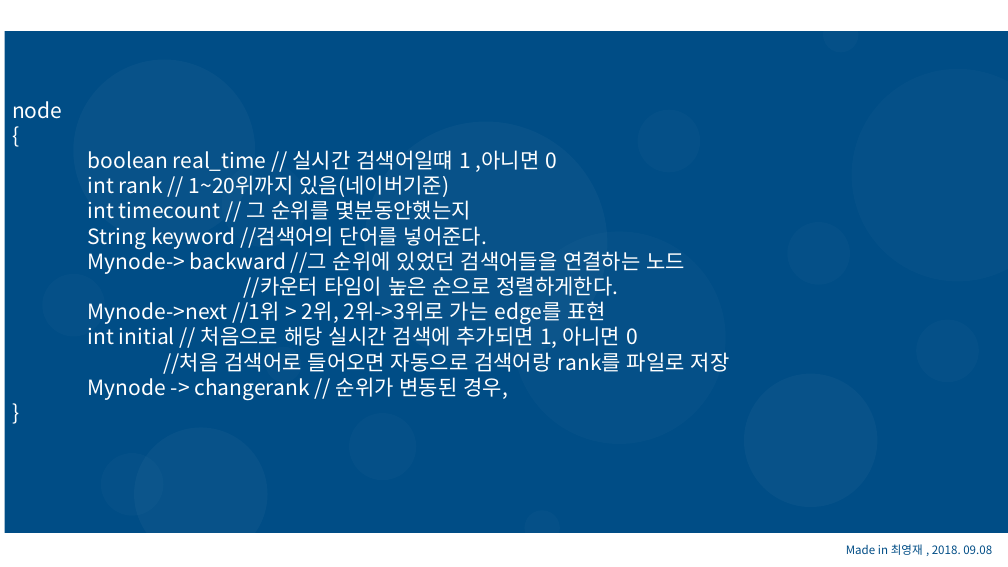
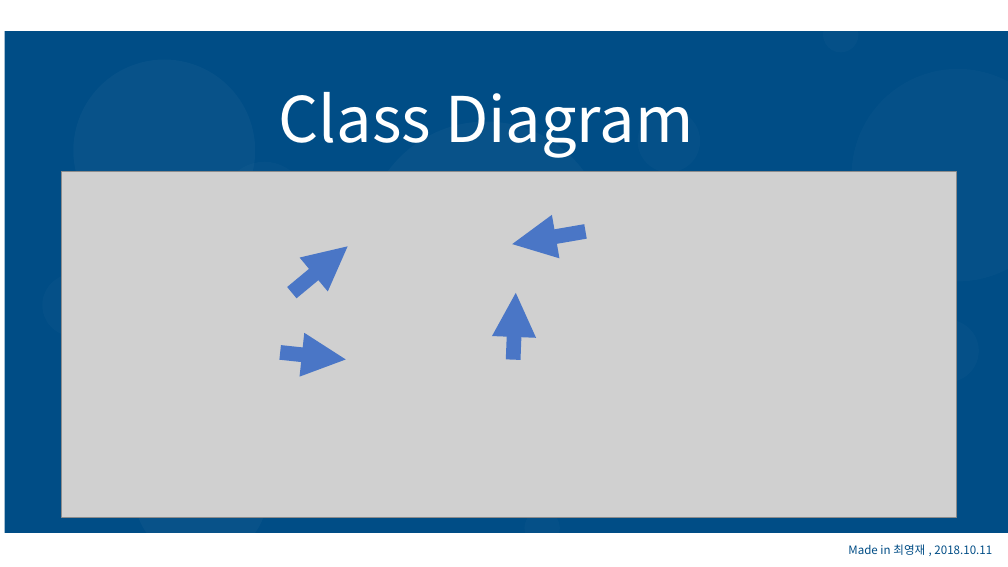
Before and after one commit to choiyooung/DATA_STRUCTURE_DESIGN, a slide deck: slide 8 of 자구설과제 2차발표.pptx (slide 6 before the commit). Drawn at 1008x567 pixels with LibreOffice and Linux fonts; fonts in the diff are those of the drawing; grey boxes stand for pictures. Boxes give left, top, right and bottom in pixels: in the first picture for what was removed or moved away, otherwise in the second. Text is boxed around its words. In the diff, an @@ line names an element or a change of style, - is before the commit and + after.

```diff
--- a/자구설과제 2차발표.pptx
+++ b/자구설과제 2차발표.pptx
@@ text removed at <box>12,101,730,400</box> @@
-node
-{
-boolean real_time // 실시간 검색어일떄 1 ,아니면 0
-int rank // 1~20위까지 있음(네이버기준)
-int timecount // 그 순위를 몇분동안했는지
-String keyword //검색어의 단어를 넣어준다.
-Mynode-> backward //그 순위에 있었던 검색어들을 연결하는 노드
-//카운터 타임이 높은 순으로 정렬하게한다.
-Mynode->next //1위 > 2위, 2위->3위로 가는 edge를 표현
-int initial // 처음으로 해당 실시간 검색에 추가되면 1, 아니면 0
-//처음 검색어로 들어오면 자동으로 검색어랑 rank를 파일로 저장
-Mynode -> changerank // 순위가 변동된 경우,
-}
@@ text added at <box>278,92,693,158</box>, 60 pt, text #FFFFFF @@
+Class Diagram
@@ picture added at <box>61,171,957,517</box> @@
@@ arrow added from (586, 231) to (513, 244), #4A76C6 14 pt @@
@@ arrow added from (292, 293) to (348, 247), #4A76C6 14 pt @@
@@ arrow added from (513, 360) to (516, 293), #4A76C6 14 pt @@
@@ arrow added from (281, 352) to (346, 360), #4A76C6 14 pt @@
@@ group removed at <box>101,222,878,516</box>: 6 ellipses @@
@@ text at <box>848,544,992,555</box>: text changed @@
-Made in 최영재 , 2018. 09.08
+Made in 최영재 , 2018.10.11
```
Also in this commit, not shown: 5 other slides changed, 10 slides added, 1 slide removed, 5 other files.
